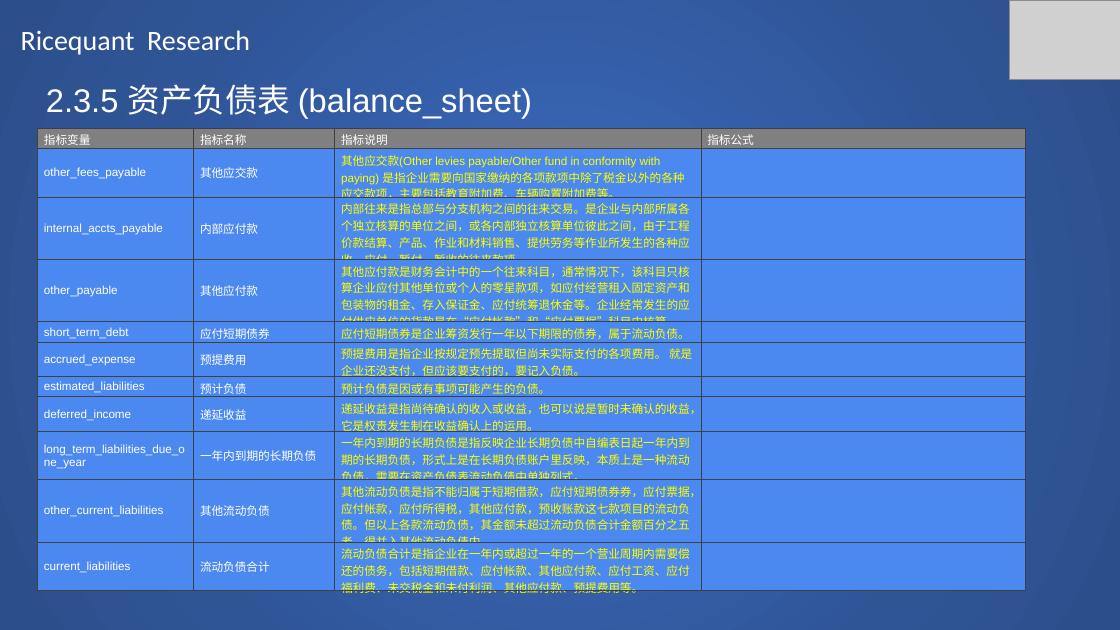
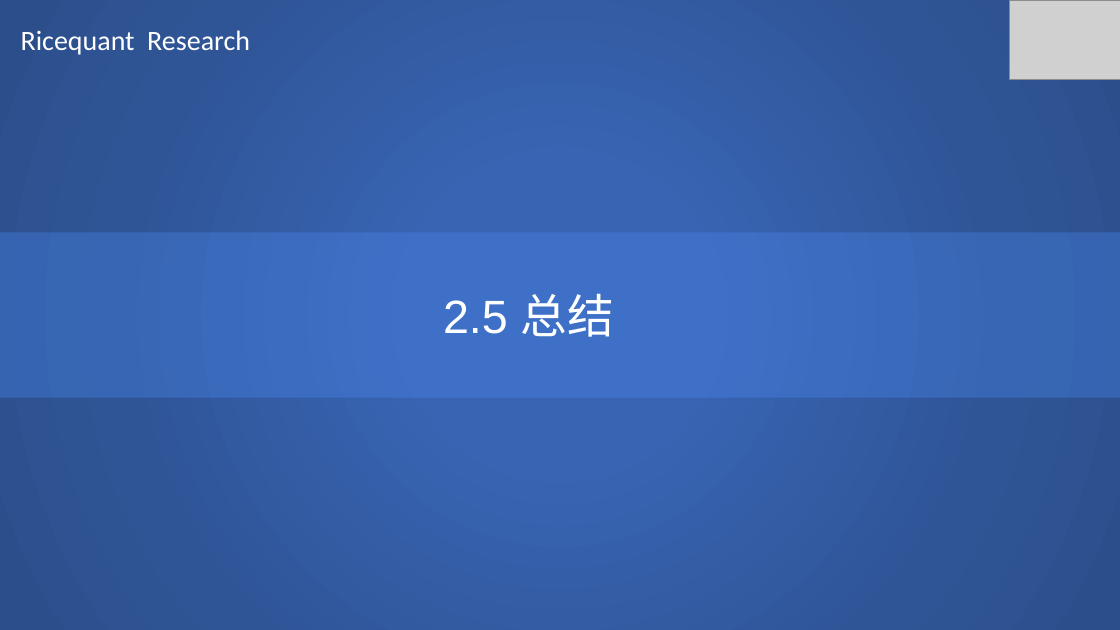
Before and after one commit to SCITLAS/Stellar, a slide deck: slide 78 of Stellar_0.1/documents/rice_quant_research.pptx (slide 94 before the commit). Drawn at 1120x630 pixels with LibreOffice and Linux fonts; fonts in the diff are those of the drawing; grey boxes stand for pictures. Boxes give left, top, right and bottom in pixels: in the first picture for what was removed or moved away, otherwise in the second. Text is boxed around its words. In the diff, an @@ line names an element or a change of style, - is before the commit and + after.

```diff
--- a/Stellar_0.1/documents/rice_quant_research.pptx
+++ b/Stellar_0.1/documents/rice_quant_research.pptx
@@ text removed at (x1=46, y1=84, x2=532, y2=118) @@
-2.3.5 资产负债表 (balance_sheet)
@@ table removed at (x1=38, y1=129, x2=1027, y2=600), 11 rows, 4 columns @@
-指标变量 | 指标名称 | 指标说明 | 指标公式
-other_fees_payable | 其他应交款 | 其他应交款(Other levies payable/Other fund in conformity with paying) 是指企业需要向国家缴纳的各项款项中除了税金以外的各种应交款项，主要包括教育附加费、车辆购置附加费等。 | 
-internal_accts_payable | 内部应付款 | 内部往来是指总部与分支机构之间的往来交易。是企业与内部所属各个独立核算的单位之间，或各内部独立核算单位彼此之间，由于工程价款结算、产品、作业和材料销售、提供劳务等作业所发生的各种应收、应付、暂付、暂收的往来款项。 | 
-other_payable | 其他应付款 | 其他应付款是财务会计中的一个往来科目，通常情况下，该科目只核算企业应付其他单位或个人的零星款项，如应付经营租入固定资产和包装物的租金、存入保证金、应付统筹退休金等。企业经常发生的应付供应单位的货款是在“应付帐款”和“应付票据”科目中核算。 | 
-short_term_debt | 应付短期债券 | 应付短期债券是企业筹资发行一年以下期限的债券，属于流动负债。 | 
-accrued_expense | 预提费用 | 预提费用是指企业按规定预先提取但尚未实际支付的各项费用。 就是企业还没支付，但应该要支付的，要记入负债。 | 
-estimated_liabilities | 预计负债 | 预计负债是因或有事项可能产生的负债。 | 
-deferred_income | 递延收益 | 递延收益是指尚待确认的收入或收益，也可以说是暂时未确认的收益，它是权责发生制在收益确认上的运用。 | 
-long_term_liabilities_due_one_year | 一年内到期的长期负债 | 一年内到期的长期负债是指反映企业长期负债中自编表日起一年内到期的长期负债，形式上是在长期负债账户里反映，本质上是一种流动负债，需要在资产负债表流动负债中单独列式。 | 
-other_current_liabilities | 其他流动负债 | 其他流动负债是指不能归属于短期借款，应付短期债券券，应付票据，应付帐款，应付所得税，其他应付款，预收账款这七款项目的流动负债。但以上各款流动负债，其金额未超过流动负债合计金额百分之五者，得并入其他流动负债内。 | 
-current_liabilities | 流动负债合计 | 流动负债合计是指企业在一年内或超过一年的一个营业周期内需要偿还的债务，包括短期借款、应付帐款、其他应付款、应付工资、应付福利费、未交税金和未付利润、其他应付款、预提费用等。 | 
@@ rectangle added at (x1=0, y1=233, x2=1120, y2=398), fill #4B89F0 at 34% opacity @@
@@ text added at (x1=443, y1=293, x2=614, y2=337), 40 pt, text #FFFFFF @@
+2.5 总结
```
Also in this commit, not shown: 2 other slides changed, 4 slides added, 24 slides removed.
